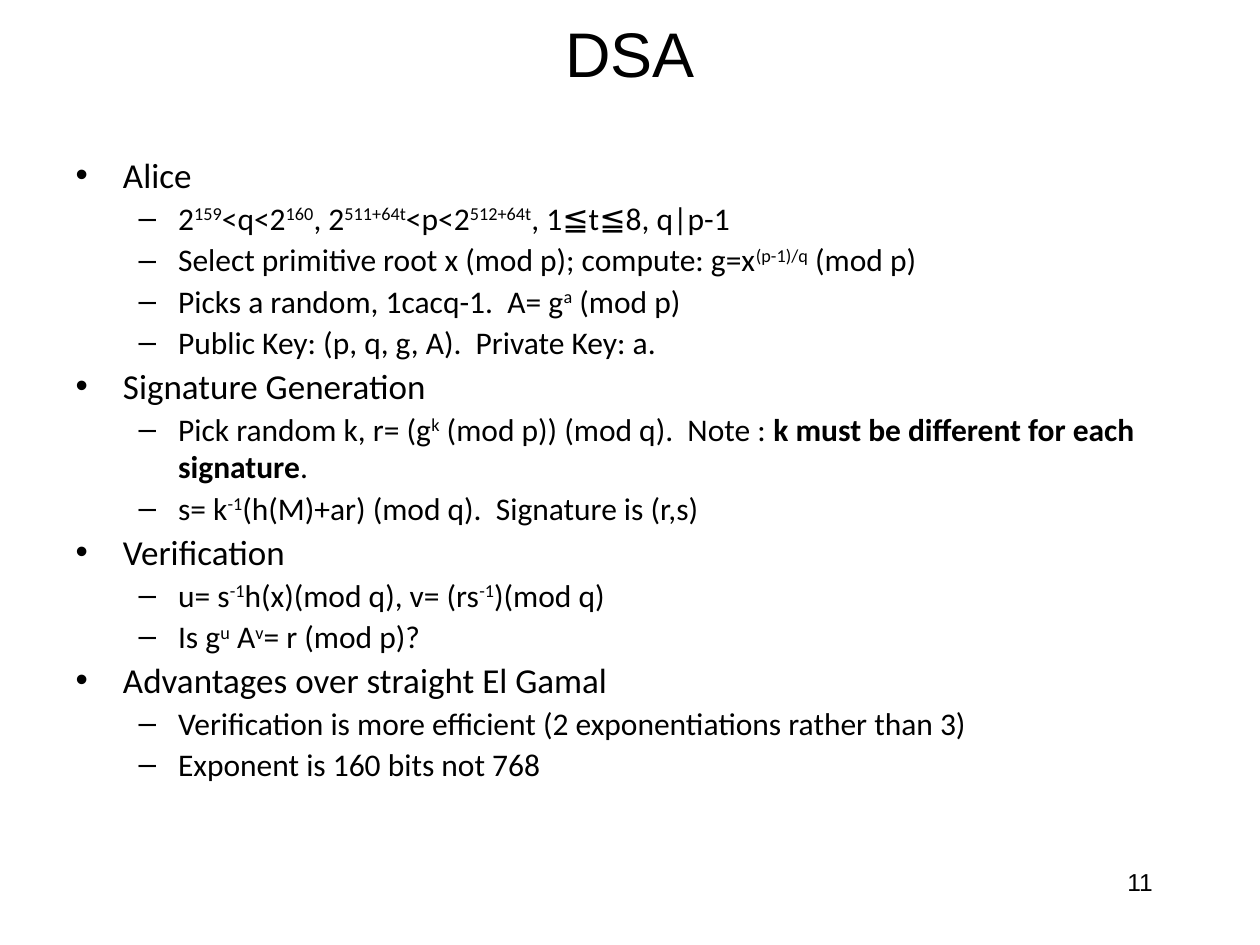
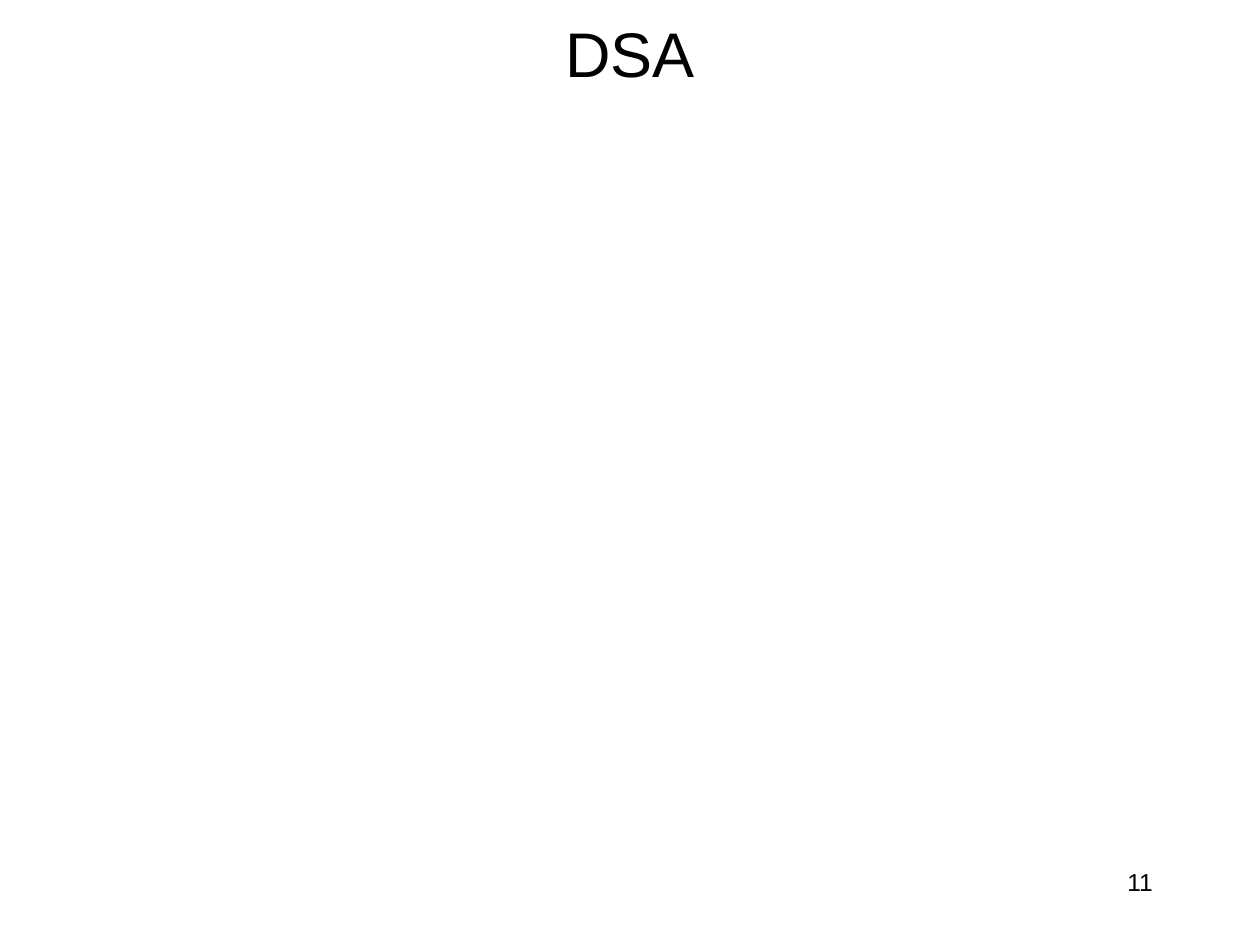
Before and after one commit to jlmucb/class_notes, a slide deck: slide 11 of BerkeleyClass/CS290Spring2013/Lectures/Cryptoclass8.pptx. Drawn at 1260x945 pixels with LibreOffice and Linux fonts; fonts in the diff are those of the drawing; grey boxes stand for pictures. Boxes give left, top, right and bottom in pixels: in the first picture for what was removed or moved away, otherwise in the second. Text is boxed around its words. In the diff, an @@ line names an element or a change of style, - is before the commit and + after.

Commit message:
PK slides

```diff
--- a/BerkeleyClass/CS290Spring2013/Lectures/Cryptoclass8.pptx
+++ b/BerkeleyClass/CS290Spring2013/Lectures/Cryptoclass8.pptx
@@ text removed at bbox=[123, 163, 1134, 781] @@
-• Alice
-  – 2159<q<2160, 2511+64t<p<2512+64t, 1≦t≦8, q|p-1
-  – Select primitive root x (mod p); compute: g=x(p-1)/q (mod p)
-  – Picks a random, 1cacq-1. A= ga (mod p)
-  – Public Key: (p, q, g, A). Private Key: a.
-• Signature Generation
-  – Pick random k, r= (gk (mod p)) (mod q). Note : k must be different for each signature.
-  – s= k-1(h(M)+ar) (mod q). Signature is (r,s)
-• Verification
-  – u= s-1h(x)(mod q), v= (rs-1)(mod q)
-  – Is gu Av= r (mod p)?
-• Advantages over straight El Gamal
-  – Verification is more efficient (2 exponentiations rather than 3)
-  – Exponent is 160 bits not 768
```
Also in this commit, not shown: 7 other slides changed, 1 other file.
